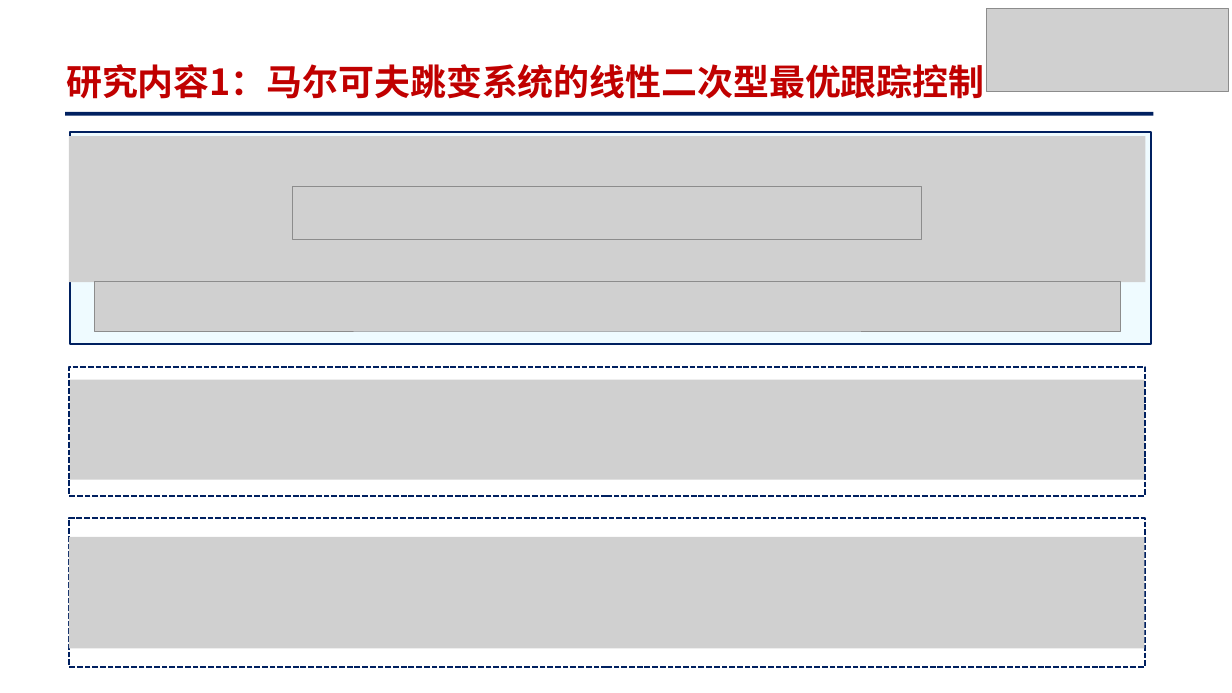
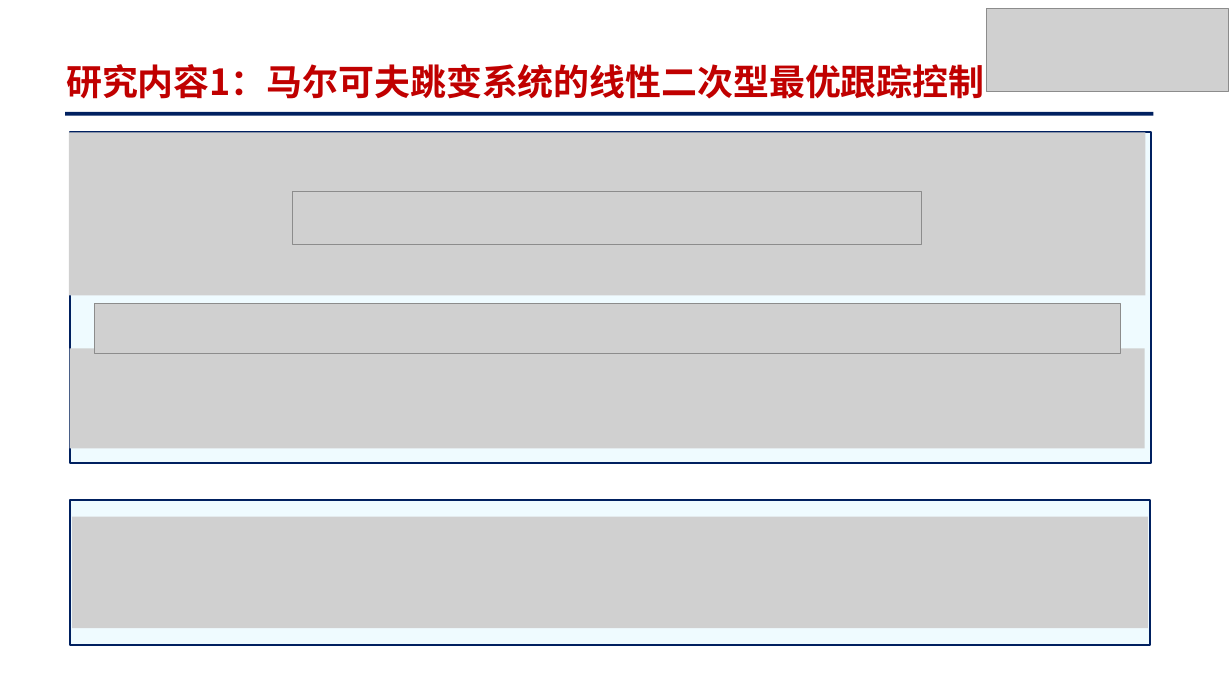
Before and after one commit to yck0609/master-thesis, a slide deck: slide 12 of 文件/学位申请相关表格/PPT/基于策略迭代的马尔可夫跳变系统最优跟踪控制_姚才康.pptx. Drawn at 1232x693 pixels with LibreOffice and Linux fonts; fonts in the diff are those of the drawing; grey boxes stand for pictures. Boxes give left, top, right and bottom in pixels: in the first picture for what was removed or moved away, otherwise in the second. Text is boxed around its words. In the diff, an @@ line names an element or a change of style, - is before the commit and + after.

```diff
--- a/文件/学位申请相关表格/PPT/基于策略迭代的马尔可夫跳变系统最优跟踪控制_姚才康.pptx
+++ b/文件/学位申请相关表格/PPT/基于策略迭代的马尔可夫跳变系统最优跟踪控制_姚才康.pptx
@@ picture resized from (x1=68, y1=136, x2=1145, y2=282) to (x1=68, y1=132, x2=1145, y2=296) @@
@@ rounded rectangle resized from (x1=70, y1=131, x2=1151, y2=344) to (x1=70, y1=131, x2=1151, y2=463) @@
@@ picture moved from (x1=293, y1=187, x2=921, y2=240) to (x1=293, y1=191, x2=921, y2=245) @@
@@ picture moved from (x1=94, y1=281, x2=1120, y2=331) to (x1=94, y1=304, x2=1120, y2=354) @@
@@ picture moved from (x1=69, y1=380, x2=1144, y2=480) to (x1=69, y1=348, x2=1144, y2=448) @@
@@ rectangle removed at (x1=68, y1=367, x2=1145, y2=496) @@
@@ rounded rectangle added at (x1=70, y1=500, x2=1151, y2=645), fill #EFFBFF, outline #002060 1.5 pt @@
@@ rectangle removed at (x1=68, y1=518, x2=1145, y2=666) @@
@@ picture moved from (x1=68, y1=537, x2=1144, y2=649) to (x1=72, y1=517, x2=1148, y2=628) @@
```
Also in this commit, not shown: 11 other slides changed, 35 other files.
